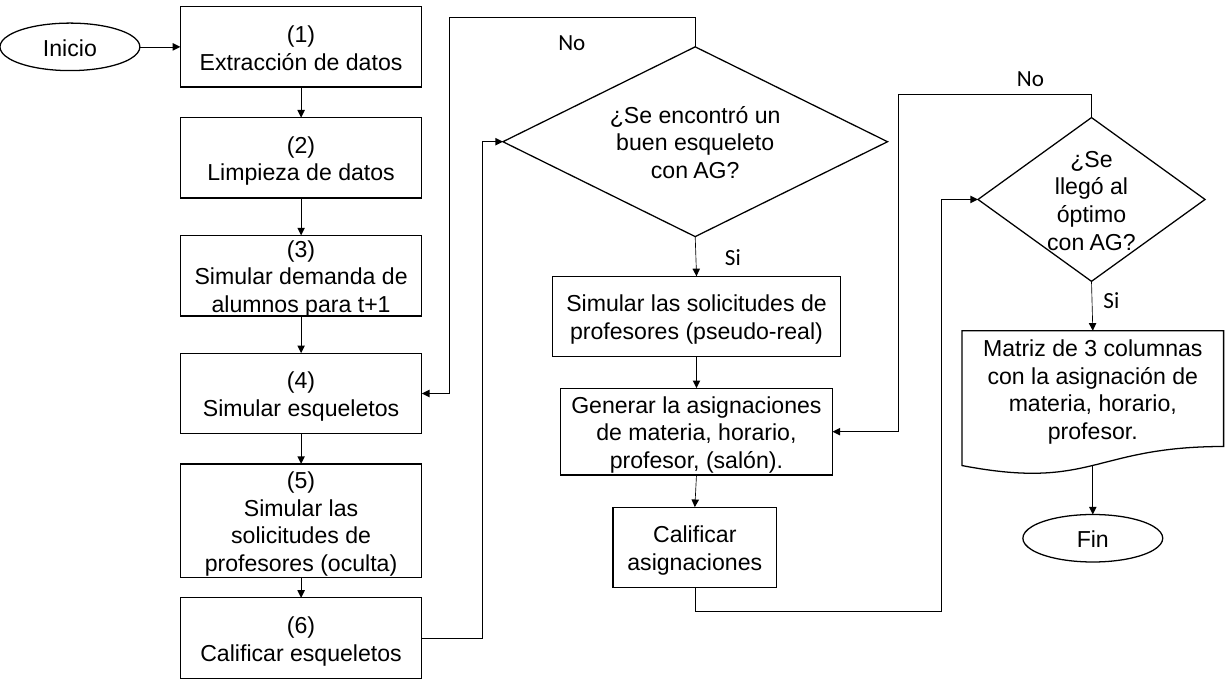
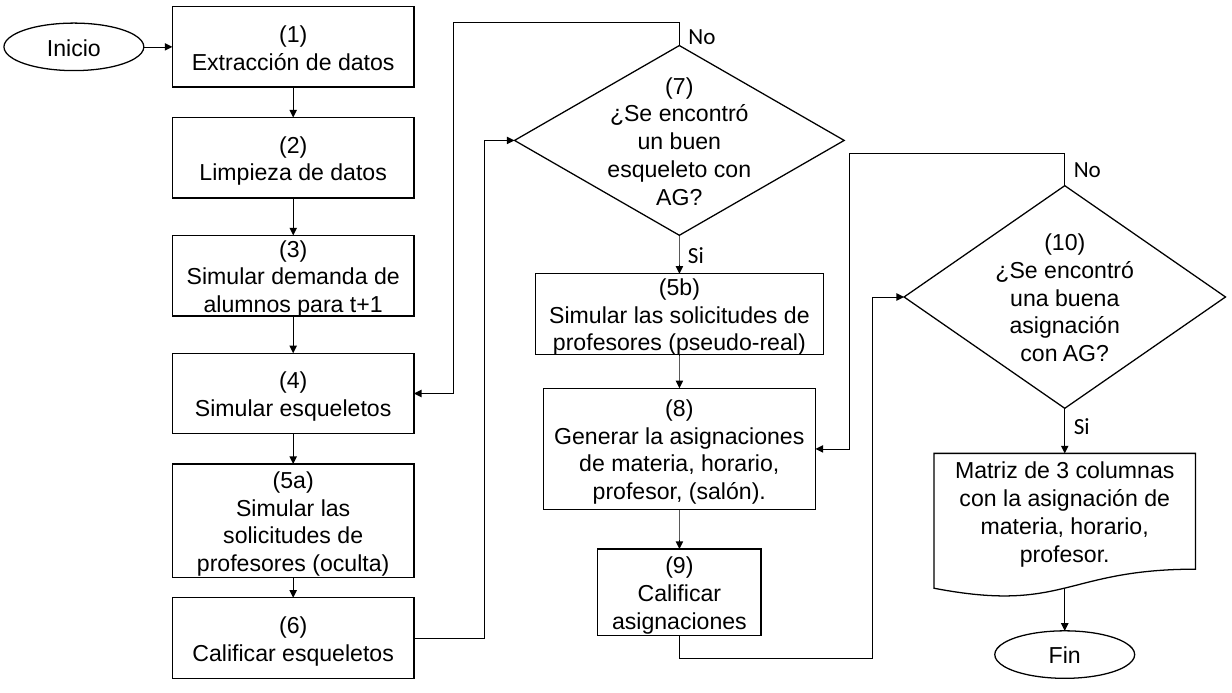
Before and after one commit to ArrigoCoen/Faculty_schedule_simulation, a slide deck: slide 1 of Hidden_files/Tesis/Otros/DiagramaFlujo.pptx. Drawn at 1232x693 pixels with LibreOffice and Linux fonts; fonts in the diff are those of the drawing. Boxes give left, top, right and bottom in pixels: in the first picture for what was removed or moved away, otherwise in the second. Text is boxed around its words. In the diff, an @@ line names an element or a change of style, - is before the commit and + after.

```diff
--- a/Hidden_files/Tesis/Otros/DiagramaFlujo.pptx
+++ b/Hidden_files/Tesis/Otros/DiagramaFlujo.pptx
@@ ellipse "Inicio": place and size @@
-ellipse "Inicio" at <box>0,23,140,70</box>
+ellipse "Inicio" at <box>4,23,143,70</box>
@@ elbow arrow moved from (695, 47) - (422, 394) to (679, 45) - (414, 394) @@
@@ text "No": place and size @@
-text "No" at <box>558,35,585,50</box>
+text "No" at <box>688,29,715,44</box>
@@ arrow moved from (140, 47) - (180, 47) to (144, 47) - (173, 47) @@
@@ diamond "(7)": place and size @@
-diamond "(7)" at <box>503,47,887,237</box>
+diamond "(7)" at <box>515,45,845,235</box>
@@ text in diamond at <box>665,77,693,99</box>: paragraph added @@
+(7)
@@ elbow arrow moved from (422, 639) - (503, 141) to (414, 639) - (515, 140) @@
@@ elbow arrow moved from (1092, 117) - (833, 432) to (1065, 186) - (816, 449) @@
@@ text "No": place and size @@
-text "No" at <box>1017,71,1044,86</box>
+text "No" at <box>1074,162,1101,177</box>
@@ diamond "(10)": place and size @@
-diamond "(10)" at <box>978,117,1205,281</box>
+diamond "(10)" at <box>904,186,1226,409</box>
@@ text "Si": place and size @@
-text "Si" at <box>725,249,741,265</box>
+text "Si" at <box>688,247,704,263</box>
@@ arrow moved from (695, 237) - (697, 276) to (679, 236) - (679, 274) @@
@@ text in diamond at <box>995,233,1134,362</box>: text changed @@
-¿Se llegó al óptimo con AG?
+(10)
+¿Se encontró una buena asignación con AG?
@@ rectangle "(5b)": place and size @@
-rectangle "(5b)" at <box>553,276,841,357</box>
+rectangle "(5b)" at <box>535,274,823,354</box>
@@ text in rectangle at <box>659,278,700,300</box>: paragraph added @@
+(5b)
@@ elbow arrow moved from (695, 588) - (978, 200) to (679, 636) - (904, 297) @@
@@ arrow moved from (697, 357) - (697, 388) to (679, 354) - (679, 388) @@
@@ rectangle "(8)": place and size @@
-rectangle "(8)" at <box>560,388,833,475</box>
+rectangle "(8)" at <box>543,388,816,509</box>
@@ text in rectangle at <box>665,399,693,421</box>: paragraph added @@
+(8)
@@ text "Si": place and size @@
-text "Si" at <box>1103,292,1119,308</box>
+text "Si" at <box>1074,418,1090,434</box>
@@ arrow moved from (1092, 282) - (1093, 331) to (1065, 409) - (1065, 454) @@
@@ 6 rectangles: place and size @@
-6 rectangles at <box>180,6,421,678</box>
+6 rectangles at <box>173,6,414,678</box>
@@ text in rectangle at <box>273,471,314,493</box>: text changed @@
-(5)
+(5a)
@@ flow chart document "Matriz de 3 columnas con ...": place and size @@
-flow chart document "Matriz de 3 columnas con ..." at <box>962,331,1224,475</box>
+flow chart document "Matriz de 3 columnas con ..." at <box>934,454,1196,598</box>
@@ arrow moved from (697, 475) - (695, 507) to (679, 509) - (679, 549) @@
@@ rectangle "(9)": place and size @@
-rectangle "(9)" at <box>614,507,777,588</box>
+rectangle "(9)" at <box>598,549,762,636</box>
@@ text in rectangle at <box>665,556,693,578</box>: paragraph added @@
+(9)
@@ 5 arrows: place and size @@
-5 arrows at <box>301,87,301,598</box>
+5 arrows at <box>293,87,293,598</box>
@@ arrow moved from (1093, 466) - (1093, 515) to (1065, 589) - (1065, 631) @@
@@ ellipse "Fin": place and size @@
-ellipse "Fin" at <box>1023,515,1163,562</box>
+ellipse "Fin" at <box>995,631,1135,678</box>
```
Also in this commit, not shown: 7 other files.
